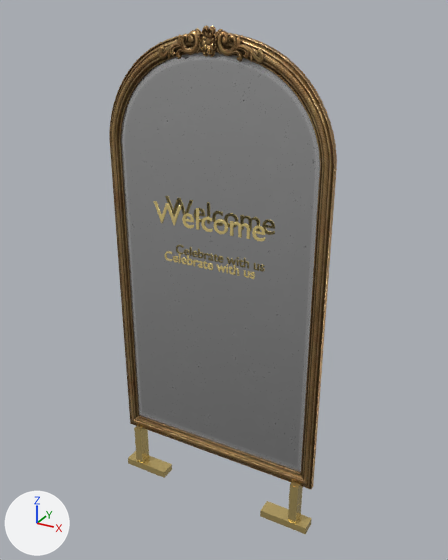
What one commit did to the glTF model bakesmart_ai/app/assets/production/sign-mirror-welcome.glb.
Rendered twice from a camera (50 mm lens) standing at (0.842, -1.459, 1.541) and looking at (0.021, 0.034, 0.795). The lights are fixed; the arrows at lower left show +X, +Y and +Z. The picture after the commit comes second. Where no turn or scale is listed for an object, it has been applied to the vertices. Vertices at exactly the same position are counted once.

In view in the first picture: 'BS_BracketL', 'BS_BracketR', 'BS_FootL', 'BS_FootR', 'BS_SubtitleText', 'BS_WelcomeText', 'CC0_Mirror_01'.
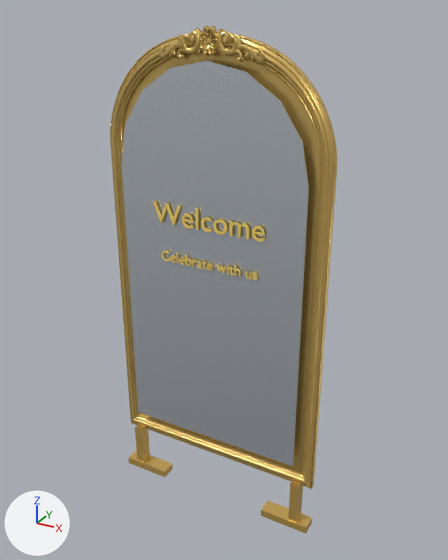
The change in detail:
Material 'BS_MirrorFrameGold' (mat_bs_mirrorframegold) is new.
Its base color is (0.84, 0.58, 0.18) (orange #ecc876).
Its metallic is 0.74.
Its roughness is 0.28.
Material 'BS_MirrorSilver' (mat_bs_mirrorsilver) is new.
Its base color is (0.82, 0.88, 0.94) (white #eaf1f8).
Its metallic is 0.88.
Its roughness is 0.16.
me_plane_001 is used by ob_cc0_mirror_01; location (0.0, 0.018, 0.9).
me_plane_001 had 2437 vertices, 3080 faces and spanned x -0.35..0.35, y -0.035..0.0, z -0.74..0.6.
me_plane_001 now has 2436 vertices, 3078 faces and spans x -0.35..0.35, y -0.035..0.0, z -0.74..0.6.
me_plane_001 part 1: 3071 faces spanning x -0.35..0.35, y -0.035..0.0, z -0.74..0.6 switch from mat_ornate_mirror_01 to mat_bs_mirrorframegold (orange #ecc876).
Edits to the shape of me_plane_001 do not show in these pictures.
Mesh me_bs_mirrorinset_mesh is new.
It has 22 vertices, 40 faces and spans x -0.292..0.292, y -0.023..-0.019, z 0.245..1.418.
It uses material mat_bs_mirrorsilver (white #eaf1f8).
Object 'BS_BracketL' (ob_bs_bracketl) moves from (-0.3, 0.0, 0.09) to (-0.3, 0.004, 0.09).
Object 'BS_BracketR' (ob_bs_bracketr) moves from (0.3, 0.0, 0.09) to (0.3, 0.004, 0.09).
Object 'BS_FootL' (ob_bs_footl) moves from (-0.27, 0.0, 0.013) to (-0.27, 0.004, 0.013).
Object 'BS_FootR' (ob_bs_footr) moves from (0.27, 0.0, 0.013) to (0.27, 0.004, 0.013).
Object 'BS_SubtitleText' (ob_bs_subtitletext) moves from (0.0, -0.023, 0.86) to (0.0, -0.0264, 0.86).
Object 'BS_SubtitleText' (ob_bs_subtitletext) is rescaled from (0.523, 0.523, 0.523) to (0.554, 0.554, 0.554).
Object 'BS_WelcomeText' (ob_bs_welcometext) moves from (0.0, -0.023, 0.99) to (0.0, -0.026, 0.99).
Object 'CC0_Mirror_01' (ob_cc0_mirror_01) moves from (0.0, 0.018, 0.9) to (0.0, 0.021, 0.9).
Object 'BS_MirrorInset' (ob_bs_mirrorinset) is new; it shows me_bs_mirrorinset_mesh.
Its location is (0.0, 0.004, 0.0).

Where the change shows, as pixel boxes [x1, y1, x2, y2] in the pictures (448 x 560 px):
'CC0_Mirror_01', reshaped, moved: before [109, 25, 337, 489]; after [110, 25, 337, 489]
'BS_MirrorInset', added: after [122, 61, 309, 466]
'BS_WelcomeText', moved: before [153, 201, 265, 241]; after [153, 201, 265, 242]
'BS_FootR', moved: before [260, 501, 312, 534]; after [261, 500, 312, 534]
'BS_SubtitleText', moved, rescaled (7% wider): before [165, 251, 255, 279]; after [161, 251, 257, 280]
'BS_FootL', moved: before [128, 451, 172, 478]; after [128, 450, 173, 477]
'BS_BracketR', moved: before [288, 482, 303, 523]; after [288, 481, 303, 522]
'BS_BracketL', moved: before [134, 425, 149, 463]; after [135, 425, 150, 462]
